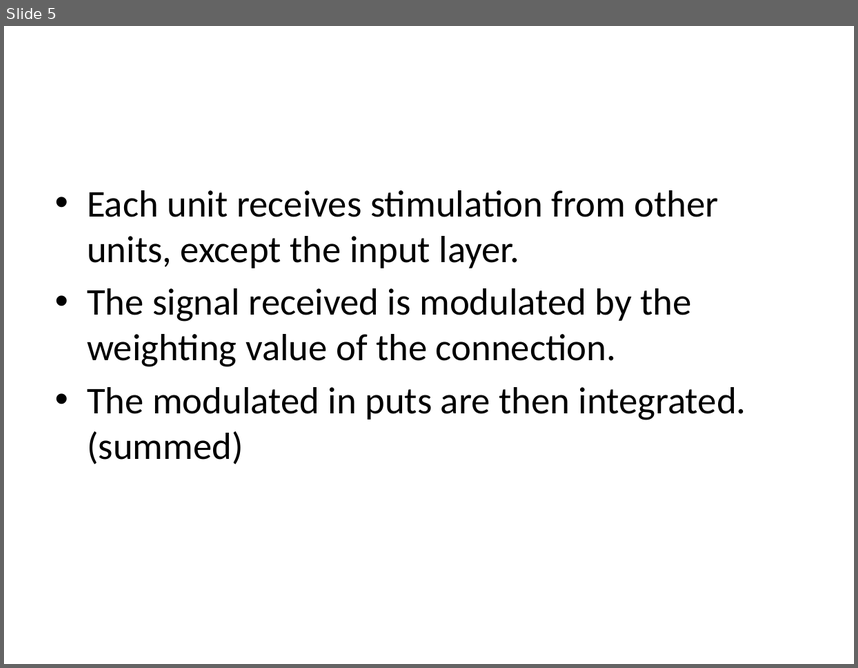
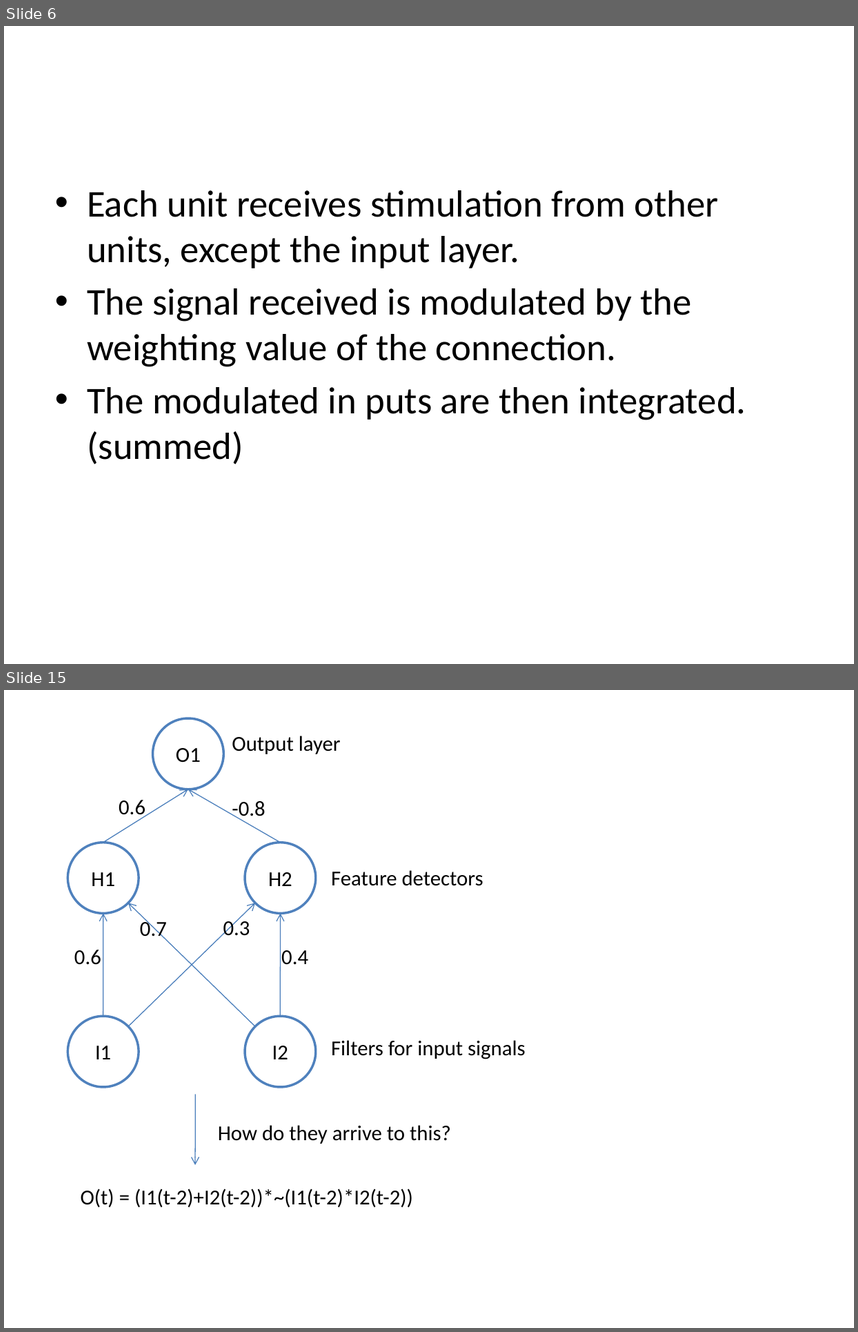
Before and after one commit to edvelezg/unb-nn, a slide deck: Neural Networks.pptx. Shown one above the other, each under a label of ours: slide 5 before the commit, slides 6 and 15 after it; the slides between them are not shown. The pictures are 858x668 and 858x1332 pixels, drawn with LibreOffice and Linux fonts; fonts in the diff are those of the drawing. Boxes give left, top, right and bottom in pixels: in the first picture for what was removed or moved away, otherwise in the second. Text is boxed around its words. In the diff, an @@ line names an element or a change of style, - is before the commit and + after.

```diff
--- a/Neural Networks.pptx
+++ b/Neural Networks.pptx
@@ slide 15 added at [4,690,854,1328], background #FFFFFF @@
@@ ellipse added at [153,718,223,789], fill #FFFFFF, outline #4F81BD 2 pt, 18 pt, text #000000 @@
+O1
@@ text added at [232,736,341,754], 18 pt, text #000000 @@
+Output layer
@@ arrow added from (103, 842) to (188, 789), #4B7EBC 0.75 pt @@
@@ arrow added from (280, 842) to (188, 789), #4B7EBC 0.75 pt @@
@@ text added at [119,800,145,820], 18 pt, text #000000 @@
+0.6
@@ text added at [232,801,265,821], 18 pt, text #000000 @@
+-0.8
@@ ellipse added at [67,842,139,913], fill #FFFFFF, outline #4F81BD 2 pt, 18 pt, text #000000 @@
+H1
@@ ellipse added at [245,842,315,913], fill #FFFFFF, outline #4F81BD 2 pt, 18 pt, text #000000 @@
+H2
@@ text added at [331,870,484,886], 18 pt, text #000000 @@
+Feature detectors
@@ arrow added from (103, 1016) to (103, 914), #4B7EBC 0.75 pt @@
@@ arrow added from (128, 1027) to (256, 903), #4B7EBC 0.75 pt @@
@@ arrow added from (256, 1027) to (128, 903), #4B7EBC 0.75 pt @@
@@ text added at [223,917,250,936], 18 pt, text #000000 @@
+0.3
@@ arrow added from (280, 1016) to (280, 914), #4B7EBC 0.75 pt @@
@@ text added at [140,918,167,941], 18 pt, text #000000 @@
+0.7
@@ text added at [74,949,101,965], 18 pt, text #000000 @@
+0.6
@@ text added at [281,950,308,965], 18 pt, text #000000 @@
+0.4
@@ ellipse added at [67,1016,139,1086], fill #FFFFFF, outline #4F81BD 2 pt, 18 pt, text #000000 @@
+I1
@@ ellipse added at [245,1016,315,1086], fill #FFFFFF, outline #4F81BD 2 pt, 18 pt, text #000000 @@
+I2
@@ text added at [331,1040,526,1059], 18 pt, text #000000 @@
+Filters for input signals
@@ arrow added from (195, 1094) to (195, 1164), #4B7EBC 0.75 pt @@
@@ text added at [218,1125,451,1143], 18 pt, text #000000 @@
+How do they arrive to this?
@@ text added at [81,1188,413,1207], 18 pt, text #000000 @@
+O(t) = (I1(t-2)+I2(t-2))*~(I1(t-2)*I2(t-2))
@@ what was slide 5 is now slide 6 @@
```
Also in this commit, not shown: 5 slides changed, 8 other slides added, 2 slides removed, 1 other file.
